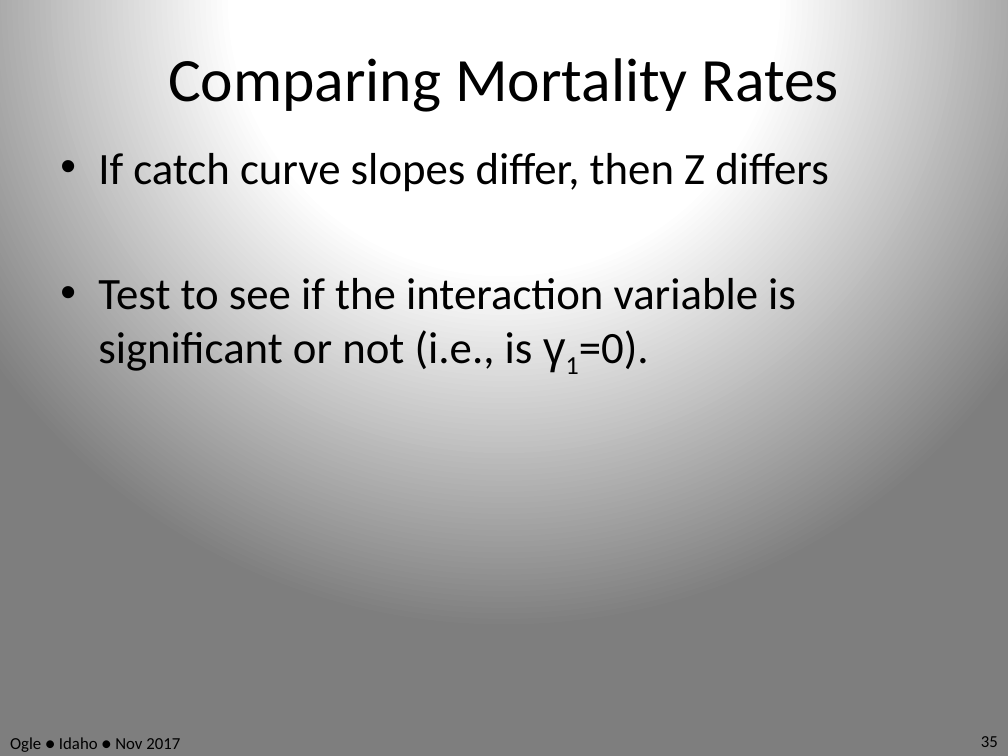
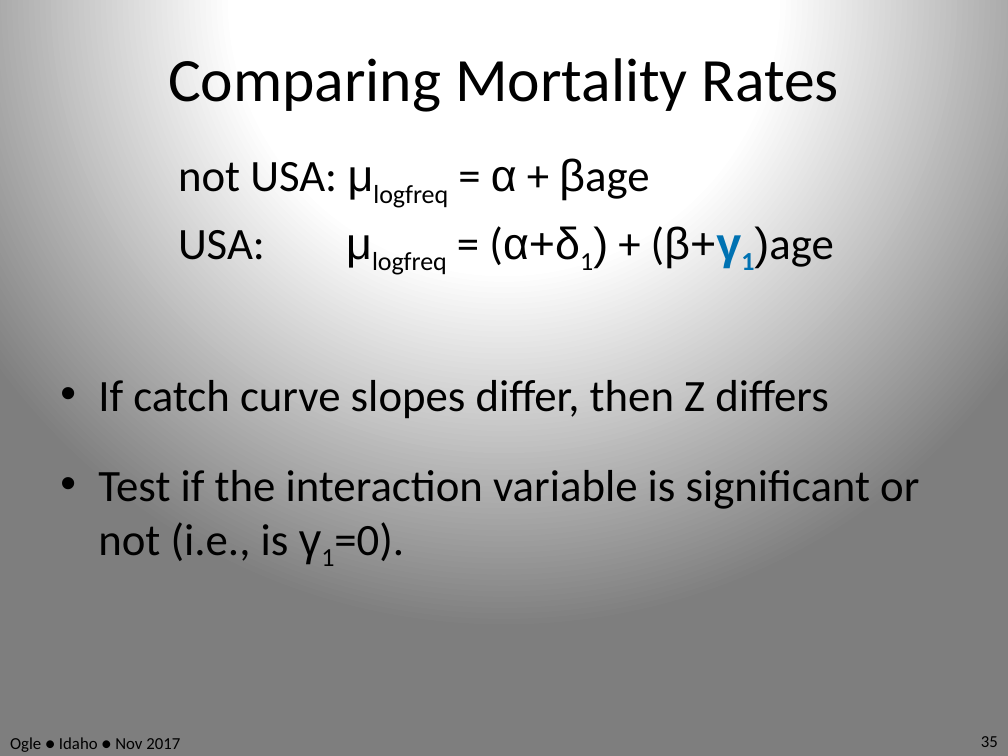
Before and after one commit to droglenc/RcourseIdaho2017, a slide deck: slide 35 of Slides.pptx. Drawn at 1008x756 pixels with LibreOffice and Linux fonts; fonts in the diff are those of the drawing. Boxes give left, top, right and bottom in pixels: in the first picture for what was removed or moved away, otherwise in the second. Text is boxed around its words. In the diff, an @@ line names an element or a change of style, - is before the commit and + after.

```diff
--- a/Slides.pptx
+++ b/Slides.pptx
@@ text added at [178,158,649,200], 32 pt, text #000000 @@
+  not USA: μlogfreq = α + βage
@@ text added at [178,226,833,269], 32 pt, text #000000 @@
+  USA: μlogfreq = (α+δ1) + (β+γ1)age
@@ text "If catch curve slopes differ, ...": place and size @@
-text "If catch curve slopes differ, ..." at [98,153,829,371]
+text "If catch curve slopes differ, ..." at [98,380,919,561]
@@ text at [98,470,919,561]: text changed @@
-• Test to see if the interaction variable is significant or not (i.e., is γ1=0).
+• Test if the interaction variable is significant or not (i.e., is γ1=0).
```
Also in this commit, not shown: 25 other slides changed, 11 slides added, 4 other files.
